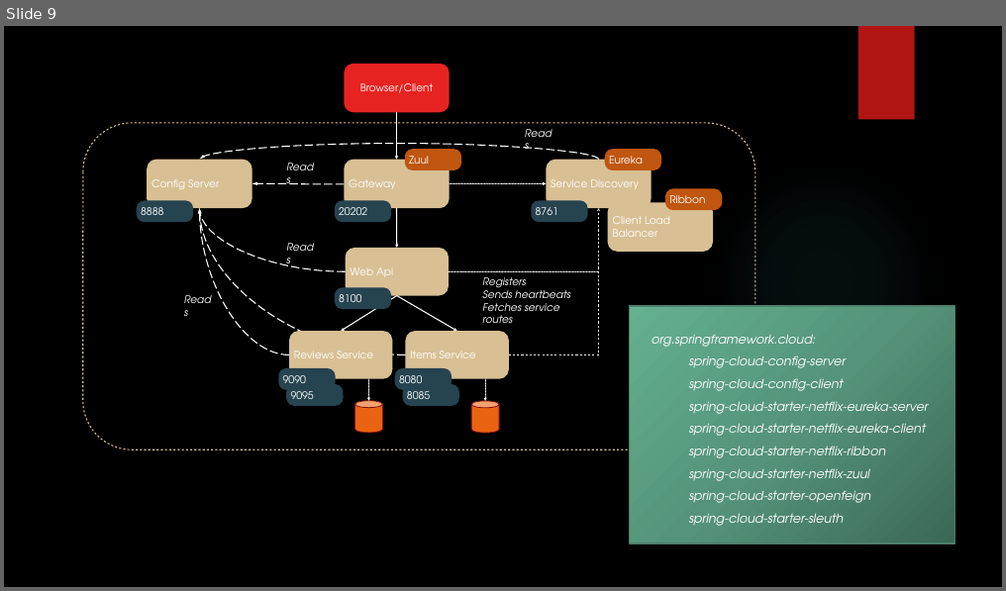
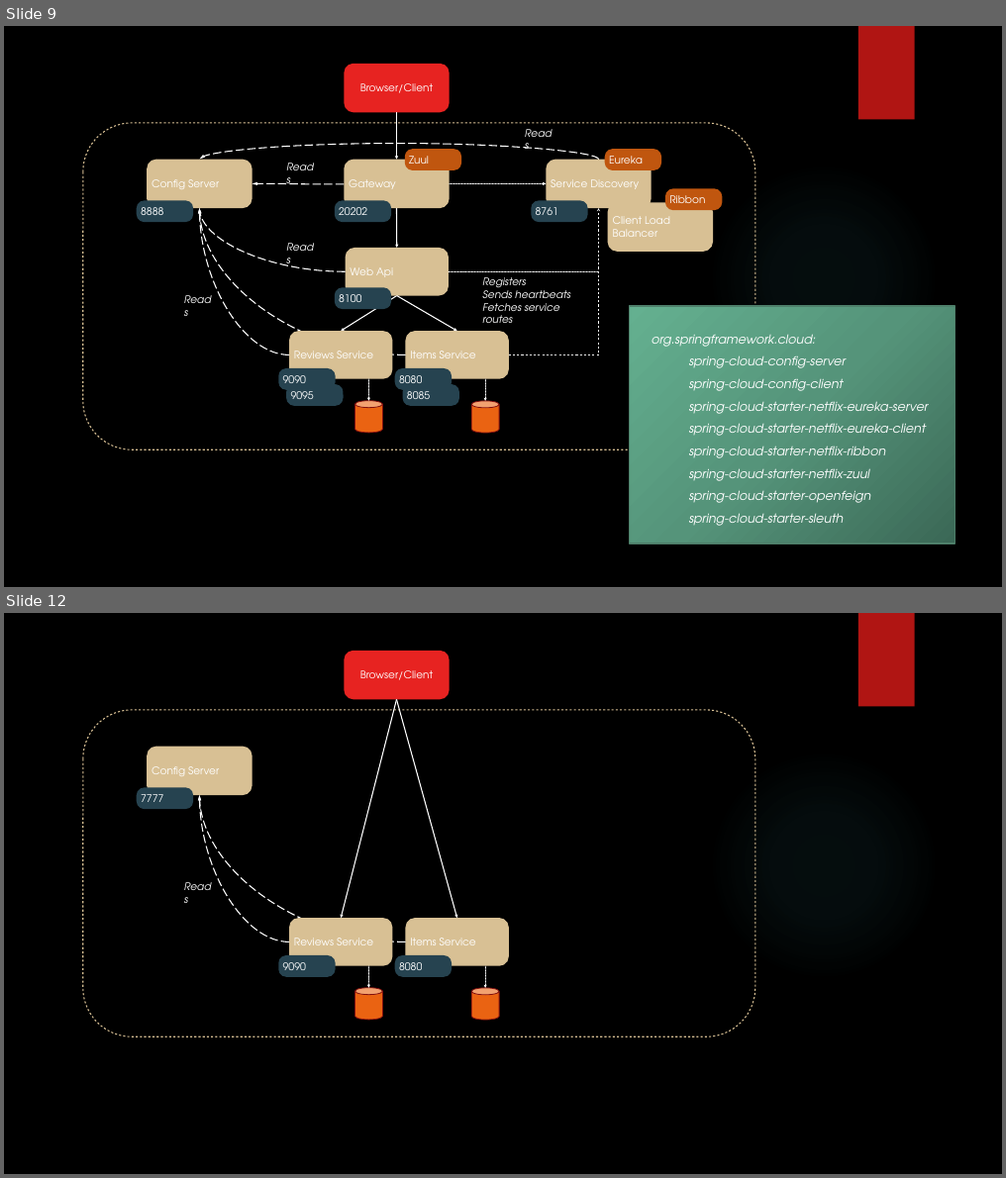
Before and after one commit to kenalexandersson/microservicestutorial, a slide deck: micro.pptx. Shown one above the other, each under a label of ours: slide 9 before the commit, slides 9 and 12 after it; the slides between them are not shown. The pictures are 1006x591 and 1006x1178 pixels, drawn with LibreOffice and Linux fonts; fonts in the diff are those of the drawing; background and template pictures are left out. Boxes give left, top, right and bottom in pixels: in the first picture for what was removed or moved away, otherwise in the second. Text is boxed around its words. In the diff, an @@ line names an element or a change of style, - is before the commit and + after.

```diff
--- a/micro.pptx
+++ b/micro.pptx
@@ slide 12 added at bbox=[4, 613, 1002, 1174], background picture (left out); not listed: 2 template elements that a slide beside it also shows @@
@@ rounded rectangle added at bbox=[344, 651, 449, 699], fill #E72321, 20 pt, text #FFFFFF @@
+Browser/Client
@@ arrow added from (396, 699) to (341, 918), #FFFFFF 2 pt @@
@@ arrow added from (396, 699) to (457, 918), #FFFFFF 2 pt @@
@@ rounded rectangle added at bbox=[83, 710, 755, 1037], outline #D8C094 2 pt @@
@@ rounded rectangle added at bbox=[147, 747, 252, 795], fill #D8C094, 20 pt, text #FFFFFF @@
+Config Server
@@ rounded rectangle added at bbox=[137, 787, 193, 809], fill #264350, 20 pt, text #FFFFFF @@
+7777
@@ curved arrow added from (406, 942) to (199, 795), #FFFFFF 2 pt dashed @@
@@ curved arrow added from (289, 942) to (199, 795), #FFFFFF 2 pt dashed @@
@@ text added at bbox=[182, 884, 216, 901], 20 pt, text #FFFFFF, italic @@
+Reads
@@ rounded rectangle added at bbox=[289, 918, 392, 966], fill #D8C094, 20 pt, text #FFFFFF @@
+Reviews Service
@@ rounded rectangle added at bbox=[406, 918, 509, 966], fill #D8C094, 20 pt, text #FFFFFF @@
+Items Service
@@ rounded rectangle added at bbox=[278, 956, 335, 977], fill #264350, 20 pt, text #FFFFFF @@
+9090
@@ arrow added from (369, 966) to (369, 988), #FFFFFF 0.75 pt dashed @@
@@ rounded rectangle added at bbox=[395, 956, 451, 977], fill #264350, 20 pt, text #FFFFFF @@
+8080
@@ arrow added from (485, 966) to (485, 988), #FFFFFF 0.75 pt dashed @@
@@ cylinder added at bbox=[355, 988, 382, 1020], fill #EA6312, outline #82100E 1.5 pt @@
@@ cylinder added at bbox=[471, 988, 499, 1020], fill #EA6312, outline #82100E 1.5 pt @@
```
Also in this commit, not shown: 2 slides changed, 6 other slides added.
